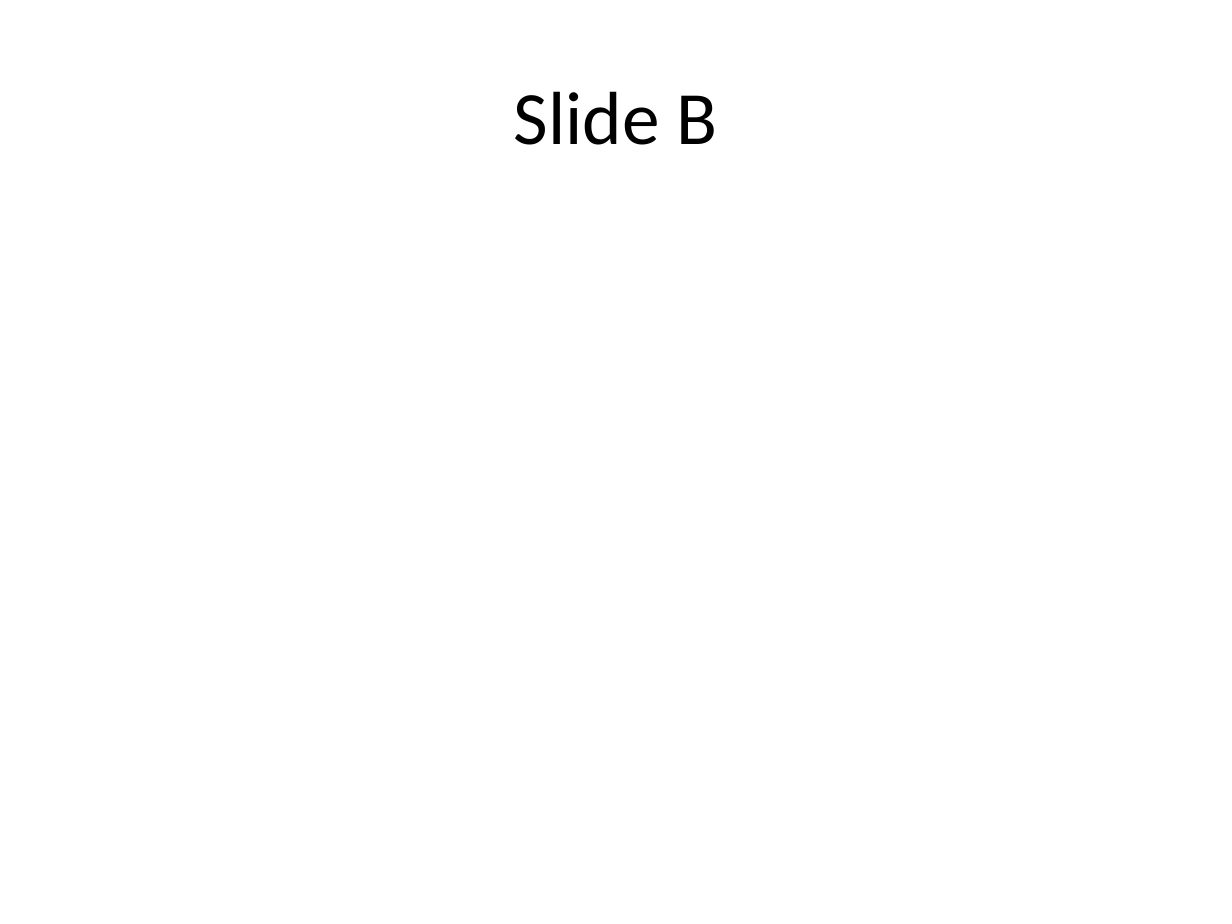
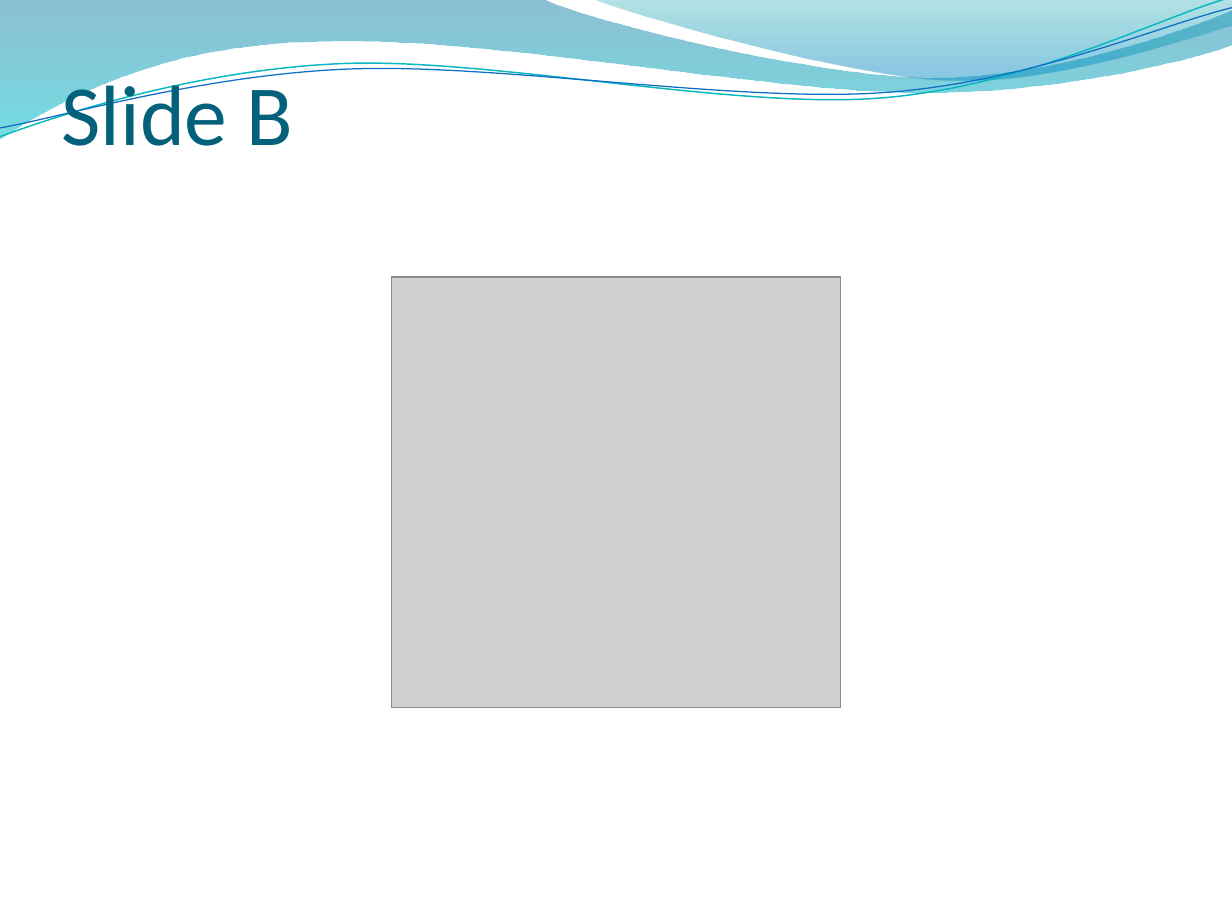
Before and after one commit to JoseCamino/DPresenter, a slide deck: slide 2 of Parser/testsuite/test_files/testpresentation.pptx. Drawn at 1232x924 pixels with LibreOffice and Linux fonts; fonts in the diff are those of the drawing; grey boxes stand for pictures; background and template pictures are left out. Boxes give left, top, right and bottom in pixels: in the first picture for what was removed or moved away, otherwise in the second. Text is boxed around its words. In the diff, an @@ line names an element or a change of style, - is before the commit and + after.

Commit message:
Improved test coverage
Added images and themes to the sample slides to improve test coverage

```diff
--- a/Parser/testsuite/test_files/testpresentation.pptx
+++ b/Parser/testsuite/test_files/testpresentation.pptx
@@ freeform shape added at box(0, 0, 1232, 139), fill gradient #0074A1 to #00C6CF @@
@@ freeform shape added at box(0, 0, 1232, 144), outline #0AB8BF 0.85 pt @@
@@ freeform shape added at box(0, 8, 1232, 137), outline #0F6FC6 0.75 pt @@
@@ freeform shape added at box(590, 0, 1232, 85), fill gradient #00A1A9 to #008BBF @@
@@ title "Slide B" at box(62, 74, 293, 146): size 44 to 50 pt, text colour #000000 to #04617B; alignment centre to left; vertical alignment middle to bottom @@
@@ picture added at box(392, 277, 841, 708) @@
```
Also in this commit, not shown: 1 other slide changed, 2 slides added, 1 slide removed, 5 other files.
